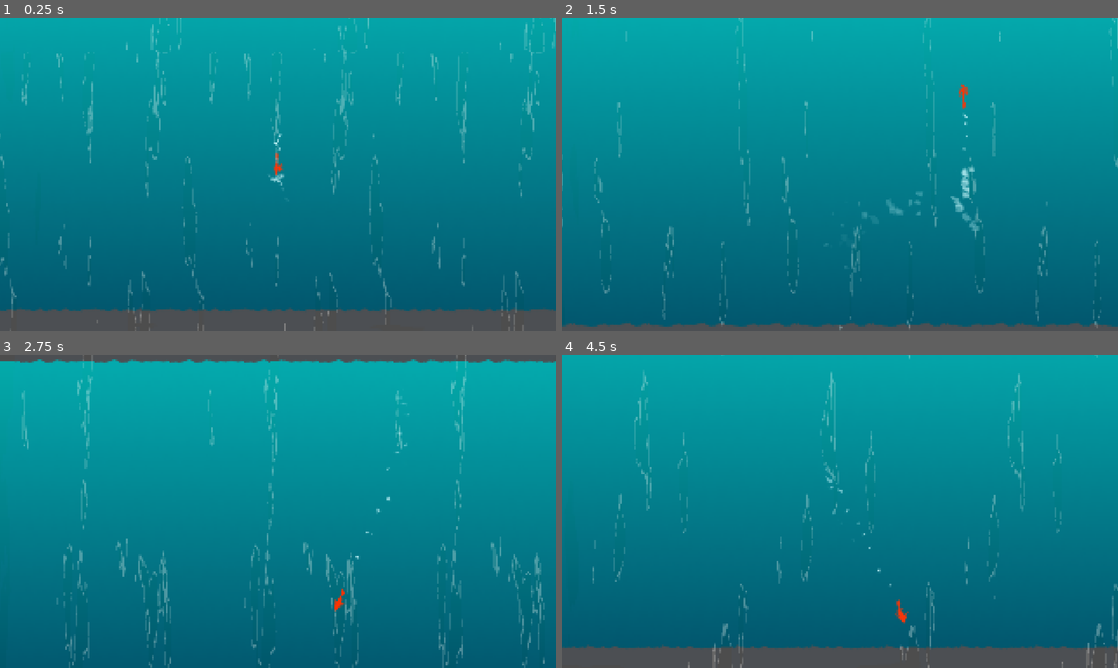
Above: before the commit, frames 1-4 (two rows, left to right).
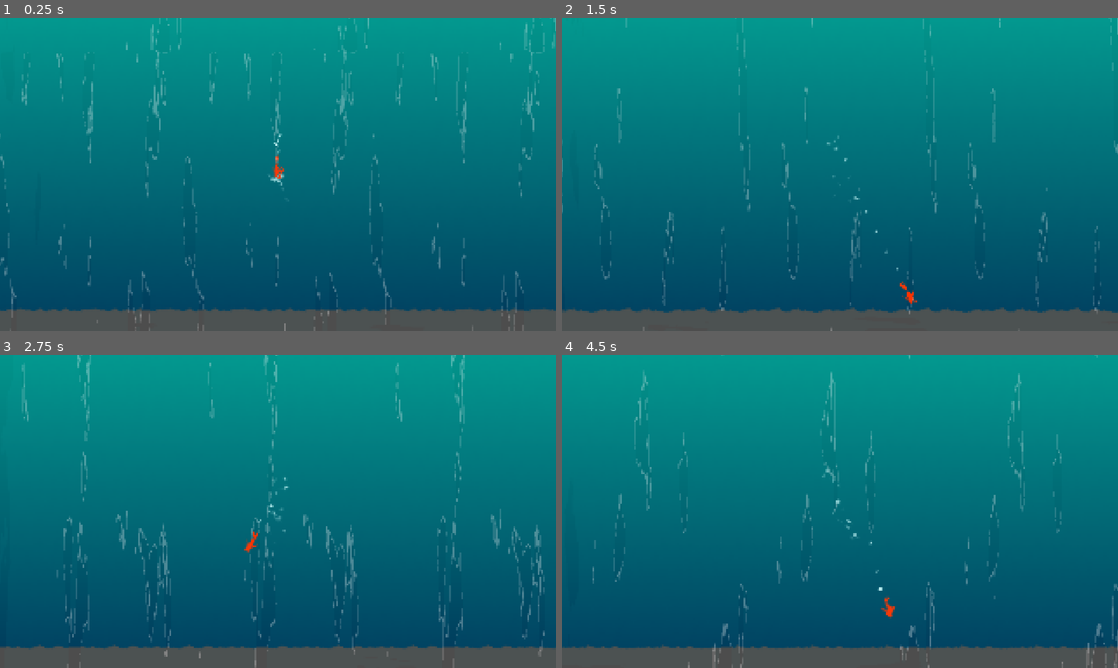
Above: after the commit, the same moments.

Repository: ojaskavathe/cascade
Game: Godot game, scene res://game.tscn
Same seed, same stepped clock (60 frames per second), same inputs: the game is played once before the commit and once after it. The engine's default icon, where the game draws it, is replaced by a stand-in: a white triangle on a blue panel in a dark square.
Inputs (mouse positions are in pixels of both pictures, inside the frame that each line leads up to):
- Up to frame 1 (0.25 s): no input
- Up to frame 2 (1.5 s): move the mouse to (962, 158) at 0.52 s; hold D (right) from 0.53 s (still down); tap Space (jump) at 0.77 s; move the mouse to (728, 190) at 1.27 s
- Up to frame 3 (2.75 s): tap Space (jump) at 1.52 s; move the mouse to (333, 442) at 2.02 s; release D (right) at 2.03 s; hold A (left) from 2.03 s (still down)
- Up to frame 4 (4.5 s): move the mouse to (812, 574) at 2.77 s; release A (left) at 2.78 s; hold D (right) 2.78-4.28 s; tap Space (jump) at 3.02, 3.77 s; move the mouse to (1006, 558) at 3.52 s; move the mouse to (673, 464) at 4.27 s; hold A (left) from 4.28 s (still down)

The runs differ from the first frame. In frame 1, 14% of the frame differs, in the area x 0-100%, y 0-52%; in frame 2, 43%; in frame 3, 85%, in the area x 0-100%, y 0-100%; in frame 4, 15%.

Commit message:
Movement tweaks

Diff:
--- a/entity/player/player.gd
+++ b/entity/player/player.gd
@@ -4,6 +4,7 @@
 @export var SPEED = 10.0
 @export var JUMP_VELOCITY = -800.0
 @export var GRAVITY = -1000.0
+@export var DAMPENING = 2.0
 
 var bash_state = false
 var in_jump_point = false
@@ -51,6 +52,8 @@
 			Signals.player_exited_bash_state.emit()
 	else:
 		if not is_on_floor():
+			if velocity.y < 0:
+				velocity = velocity.lerp(Vector2.ZERO, DAMPENING * delta)
 			velocity += GRAVITY * Vector2.UP * delta
 
 		if Input.is_action_pressed("left"):
--- a/entity/player/player.tscn
+++ b/entity/player/player.tscn
@@ -23,7 +23,8 @@
 
 [node name="Player" type="CharacterBody2D" groups=["player"]]
 script = ExtResource("1_dtk45")
-JUMP_VELOCITY = -1500.0
+JUMP_VELOCITY = -2000.0
+GRAVITY = -1200.0
 
 [node name="CollisionShape2D" type="CollisionShape2D" parent="."]
 position = Vector2(0, -32)
--- a/entity/waterfall/waterfall.tscn
+++ b/entity/waterfall/waterfall.tscn
@@ -17,11 +17,11 @@
 [sub_resource type="ShaderMaterial" id="ShaderMaterial_jwthj"]
 shader = ExtResource("1_5ls27")
 shader_parameter/scale = Vector2(5, 5)
-shader_parameter/zoom = 0.25
+shader_parameter/zoom = 0.561231
 shader_parameter/gap_stretch = Vector2(0.8, 0.05)
 shader_parameter/refraction_stretch = Vector2(2, 0.8)
 shader_parameter/refraction_strength = 0.015
-shader_parameter/water_tint = Color(0.2, 0.6, 1, 0.0352941)
+shader_parameter/water_tint = Color(0.2, 1, 0.973333, 0.0313726)
 shader_parameter/water_highlight = Color(1, 1, 1, 0.3)
 shader_parameter/speed = 1.1
 shader_parameter/flow_gaps = 0.22
--- a/game.tscn
+++ b/game.tscn
@@ -23,7 +23,7 @@
 
 [sub_resource type="Gradient" id="Gradient_3l1mo"]
 offsets = PackedFloat32Array(0, 0.993506)
-colors = PackedColorArray(0.0156863, 0.670588, 0.670588, 1, 0, 0.337255, 0.415686, 1)
+colors = PackedColorArray(0.0122, 0.61, 0.560183, 1, 0, 0.246667, 0.37, 1)
 
 [sub_resource type="GradientTexture2D" id="GradientTexture2D_y2fm4"]
 gradient = SubResource("Gradient_3l1mo")
